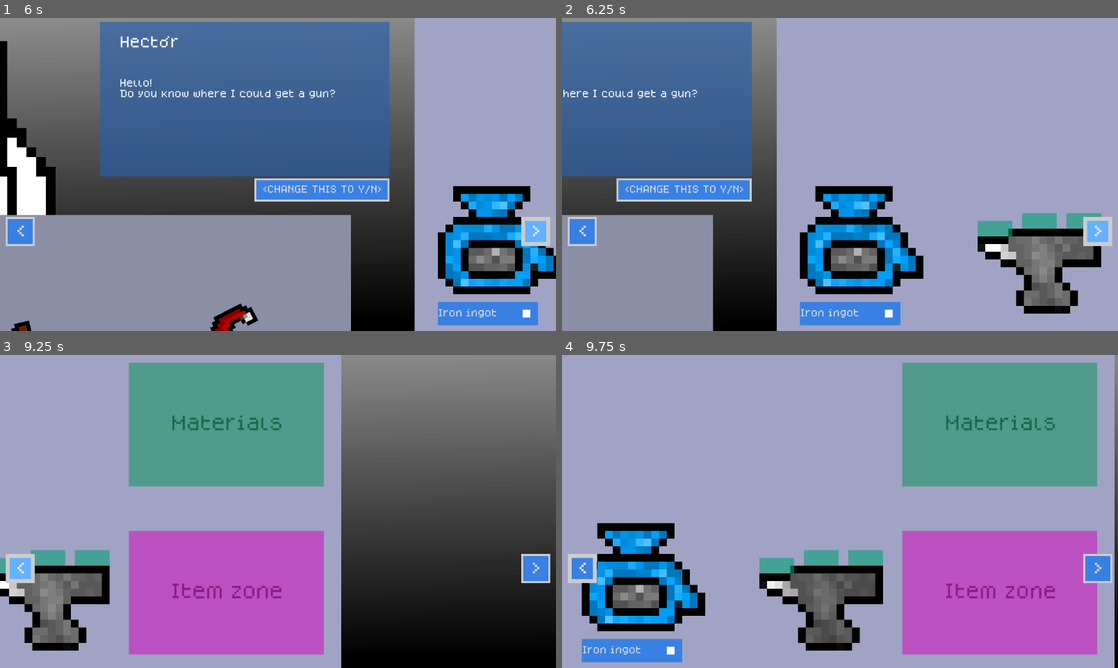
Above: before the commit, frames 1-4 (two rows, left to right).
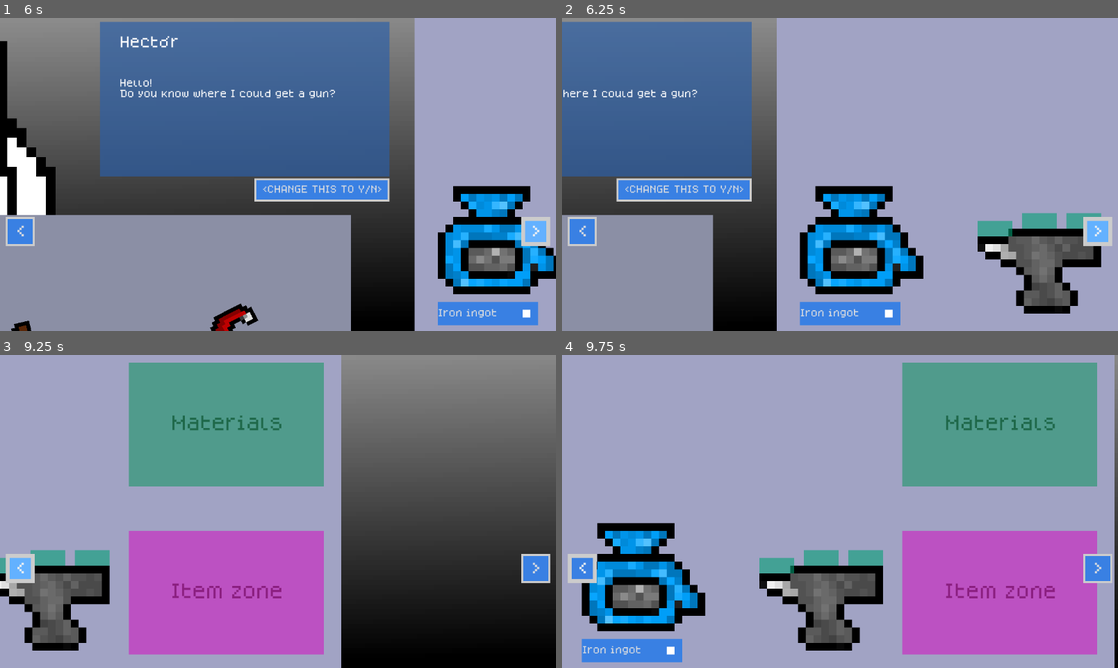
Above: after the commit, the same moments.

Repository: Azzty/projekt-kriminell
Game: Godot game, scene res://Scenes/Levels/store.tscn
The game is run twice, just before and just after one commit, with the same random seed, the same clock (stepped at 60 frames per second) and the same inputs. This scene is started directly instead of the project's main scene.
Inputs (mouse positions are in pixels of both pictures, inside the frame that each line leads up to):
- Up to frame 1 (6 s): move the mouse to (400, 158) at 0.52 s; hold D (move_right) 0.53-1.28 s; tap E (interact_e) at 0.6, 2.85 s; click (400, 158) at 0.67 s; move the mouse to (166, 190) at 1.27 s; hold S (move_down) 1.28-2.03 s; click (166, 190) at 1.35 s; move the mouse to (333, 105) at 2.02 s; hold D (move_right) 2.03-2.78 s; hold Space (spacebar) 2.03-2.78 s; click (333, 105) at 2.17 s; move the mouse to (250, 237) at 2.77 s; hold W (move_up) 2.78-3.5 s; click (250, 237) at 2.92 s; click "<CHANGE THIS TO Y/N>" at 3.5 s; move the mouse to (444, 221) at 4.27 s; hold A (move_left) 4.28-5 s; click (444, 221) at 4.35 s; click "Change scene" at 5 s; click ">" at 5.75 s
- Up to frame 2 (6.25 s): no input
- Up to frame 3 (9.25 s): click "Iron ingot" at 6.5 s; move the mouse to (111, 464) at 7.27 s; hold A (move_left) 7.28-8.03 s; tap Space (spacebar) at 7.35 s; click (111, 464) at 7.42 s; move the mouse to (305, 511) at 8.02 s; hold S (move_down) 8.03-8.75 s; tap E (interact_e) at 8.1 s; click (305, 511) at 8.17 s; click "<" at 8.75 s
- Up to frame 4 (9.75 s): move the mouse to (756, 433) at 9.52 s; hold D (move_right) from 9.53 s (still down); click (756, 433) at 9.6 s

Frame 1 is identical in both runs. In frame 2, 0.1% of the frame differs, in the area x 77-82%, y 72-78%; in frame 3, 0.1%; in frame 4, nothing differs.
Error in both runs: Attempt to call function 'add_child' in base 'null instance' on a null instance. (res://Scripts/Managers/scene_manager.gd:12)

Commit message:
Anvil now detects correct recipes
- Added check for if items make up a recipe
- Changed has_crafted to can_craft flag
- Fixed items not being removed from items_in_slots
- Fixed modulate property not being restored when removing item from slot
- Changed Crowbar materials from 4 iron to 6

Diff:
--- a/Scripts/Items/game_item_class.gd
+++ b/Scripts/Items/game_item_class.gd
@@ -22,7 +22,7 @@
 		"texture": load(ITEMS_FOLDER + "/Weapons/Melee/crowbar.png"),
 		"name": "Crowbar",
 		"value": 100,
-		"materials": {"iron": 4}
+		"materials": {"iron": 6}
 	},
 	"Document": {
 		"tags": ["Special", "QuestItem"],
--- a/Scripts/Objects/anvil.gd
+++ b/Scripts/Objects/anvil.gd
@@ -2,12 +2,16 @@
 
 @onready var anvil_sprite_bounds: Rect2 = get_node(".").get_rect()
 
+const recipes := {
+	"Crowbar": ["Iron ingot", "Iron ingot", "Iron ingot"]
+}
+
 var active_slots: Array[Area2D] = [] # Slots that an item is hovering over
 var held_item: Sprite2D
 var materials_in_machine := {}
-var items_in_slots := {}
+var items_in_slots := {} ## key = slot object, value = item object
 
-var has_crafted := false
+var can_craft := false
 
 func _ready() -> void:
 	# Connect slots to their functions
@@ -40,6 +44,7 @@
 
 	var mouse_position = get_global_mouse_position()
 
+	# Remove item from slot when clicking on it
 	for slot: Area2D in items_in_slots:
 		var item: Sprite2D = items_in_slots[slot]
 		if not item: continue
@@ -47,13 +52,30 @@
 		var item_rect := item.get_rect()
 		if item_rect.has_point(item.to_local(mouse_position)):
 			item.set_process(true)
+			item.modulate = Color(1,1,1,1)
 			slot.monitoring = true
+			items_in_slots[slot] = null
 
-	if active_slots.size() == 0: return
+	if can_craft and anvil_sprite_bounds.has_point(to_local(mouse_position)):
+		pass # Craft the item (find it in game_item_class)
 
 	place_held_item_in_slot()
 
+	# Check current setup for matching recipes
+	var items_in_slot_names = []
+	for item in items_in_slots.values():
+		if not item: continue
+		items_in_slot_names.append(item.get_meta("item_properties").name)
+	for recipe in recipes.values():
+		if recipe == items_in_slot_names:
+			print("Current setup matches recipe!")
+			can_craft = true
+			break
+		else:
+			can_craft = false
+
 func place_held_item_in_slot():
+	if active_slots.size() == 0: return
 	items_in_slots[active_slots[0]] = held_item
 	_add_item_materials(held_item)
 	held_item.reparent(get_node("."))
@@ -76,7 +98,7 @@
 # Highlight when hovering
 func _process(_delta: float) -> void:
 	var mouse_position := get_global_mouse_position()
-	if anvil_sprite_bounds.has_point(to_local(mouse_position)):
+	if can_craft and anvil_sprite_bounds.has_point(to_local(mouse_position)):
 		self_modulate.r = 1.2
 		self_modulate.g = 1.2
 		self_modulate.b = 1.2
